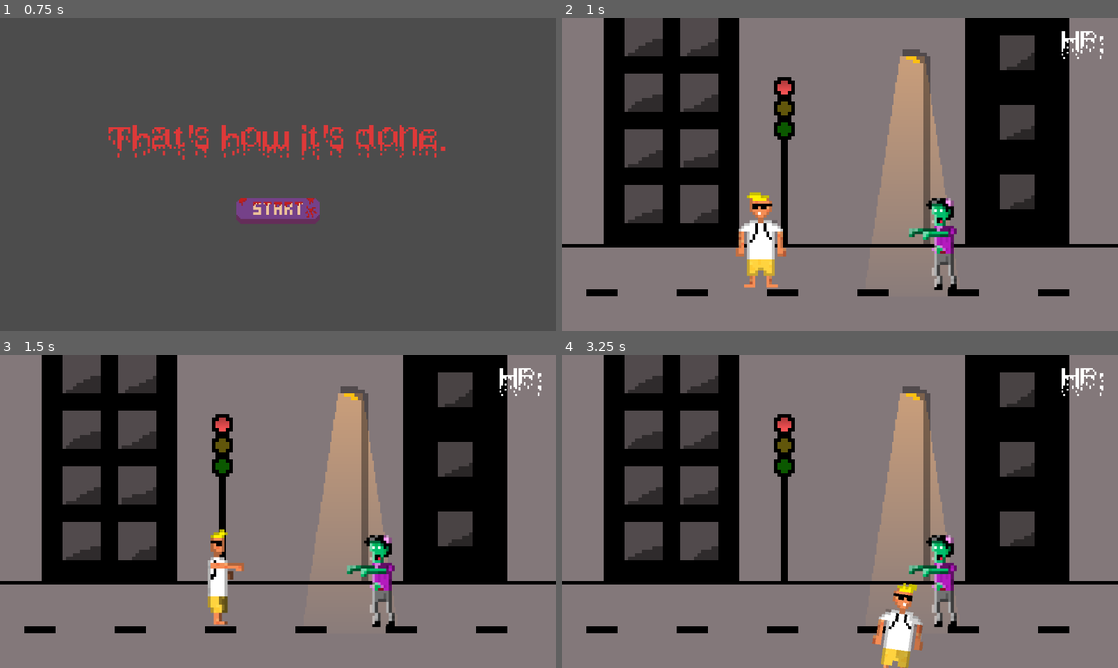
Above: before the commit, frames 1-4 (two rows, left to right).
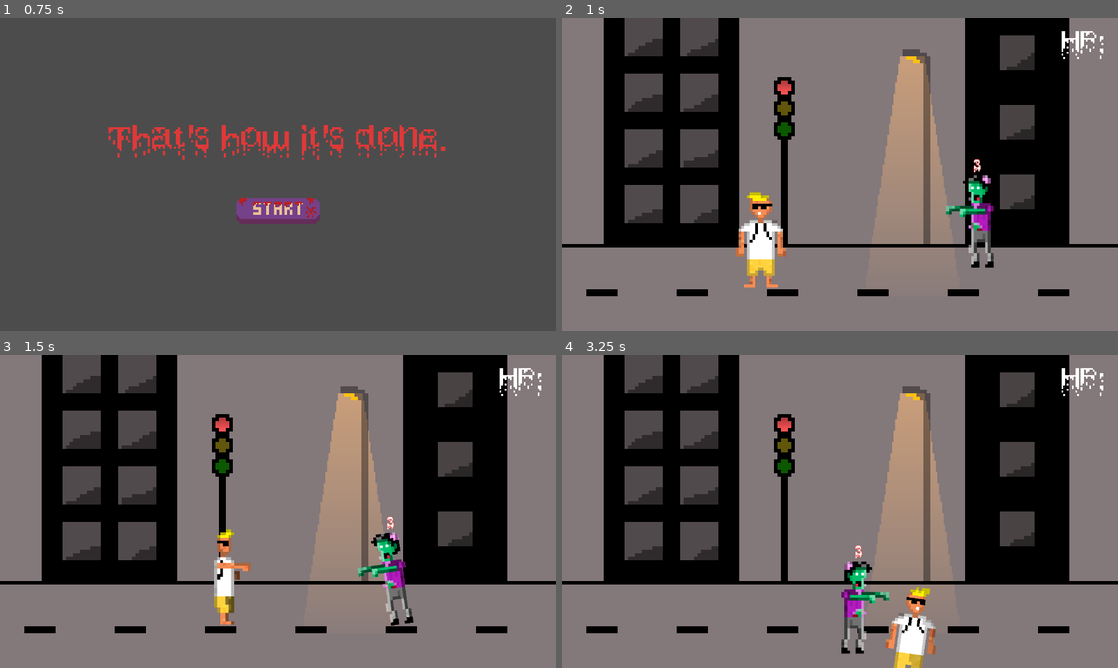
Above: after the commit, the same moments.

Repository: bartlomiejmont/McFunnyStuff
Game: Godot game, scene res://Scenes/Start.tscn
The game is run twice, just before and just after one commit, with the same random seed, the same clock (stepped at 60 frames per second) and the same inputs.
Inputs (mouse positions are in pixels of both pictures, inside the frame that each line leads up to):
- Up to frame 1 (0.75 s): click (278, 212) at 0.5 s
- Up to frame 2 (1 s): no input
- Up to frame 3 (1.5 s): hold Right (ui_right) from 1.28 s (still down); tap Space (punch, bound only after the commit) at 1.35 s
- Up to frame 4 (3.25 s): release Right (ui_right) at 2.03 s; hold Down (ui_down) 2.03-2.78 s; tap Space (punch, bound only after the commit) at 2.1, 2.85 s; hold Right (ui_right) from 2.78 s (still down)

Frame 1 is identical in both runs. In frame 2, 2.1% of the frame differs, in the area x 62-78%, y 45-87%; in frame 3, 2.8%; in frame 4, 4.0%, in the area x 50-71%, y 57-100%.

Commit message:
added zombie movement

Diff:
--- a/Player.gd
+++ b/Player.gd
@@ -5,6 +5,7 @@
 const SPEED = 300
 signal animate
 signal layer
+signal hit
 
 
 # Called when the node enters the scene tree for the first time.
@@ -23,7 +24,7 @@
 	pass
 
 func moveV():
-	if Input.is_key_pressed(KEY_SPACE):
+	if Input.is_action_just_pressed("punch"):
 		motion.x=0
 	elif Input.is_action_pressed("ui_right") && !Input.is_action_pressed("ui_left"):
 		motion.x=SPEED
@@ -33,7 +34,7 @@
 		motion.x = 0
 
 func moveH():
-	if Input.is_key_pressed(KEY_SPACE):
+	if Input.is_action_just_pressed("punch"):
 		motion.y=0
 	elif Input.is_action_pressed("ui_up") && !Input.is_action_pressed("ui_down"):
 		motion.y=-SPEED*0.6
@@ -47,3 +48,7 @@
 
 func setLayer():
 	emit_signal("layer",int(position.y/10))
+
+
+func _on_RayCast2D_colision(zombie,dgr):
+	emit_signal("hit",zombie,dgr)
--- a/Scenes/AnimatedSprite.gd
+++ b/Scenes/AnimatedSprite.gd
@@ -7,7 +7,7 @@
 
 func _on_Player_animate(motion):
 	if not punching:
-		if  Input.is_key_pressed(KEY_SPACE):
+		if  Input.is_action_just_pressed("punch"):
 			emit_signal("punch")
 			punching = true
 		elif motion.x > 0:
--- a/Scenes/CanvasLayer2.gd
+++ /dev/null
@@ -1,11 +0,0 @@
-extends CanvasLayer
-
-func _ready():
-	self.layer=1
-
-# Called every frame. 'delta' is the elapsed time since the previous frame.
-func _process(delta):
-	pass
-
-func _on_Zombie_layer(pos):
-	self.layer=pos
--- a/Scenes/Game.tscn
+++ b/Scenes/Game.tscn
@@ -1,14 +1,13 @@
-[gd_scene load_steps=10 format=2]
+[gd_scene load_steps=9 format=2]
 
 [ext_resource path="res://Sprites/BG.png" type="Texture" id=1]
 [ext_resource path="res://Scenes/CanvasLayer.gd" type="Script" id=2]
 [ext_resource path="res://Scenes/Player.tscn" type="PackedScene" id=3]
-[ext_resource path="res://Scenes/CanvasLayer2.gd" type="Script" id=4]
+[ext_resource path="res://Scenes/Zombies.gd" type="Script" id=4]
 [ext_resource path="res://Scenes/zombie.tscn" type="PackedScene" id=5]
-[ext_resource path="res://Scenes/zombie.gd" type="Script" id=6]
-[ext_resource path="res://Sprites/light.png" type="Texture" id=7]
-[ext_resource path="res://Sprites/light2.png" type="Texture" id=8]
-[ext_resource path="res://Scenes/HUD.tscn" type="PackedScene" id=9]
+[ext_resource path="res://Sprites/light.png" type="Texture" id=6]
+[ext_resource path="res://Sprites/light2.png" type="Texture" id=7]
+[ext_resource path="res://Scenes/HUD.tscn" type="PackedScene" id=8]
 
 [node name="Game" type="Node2D"]
 
@@ -26,29 +25,28 @@
 
 [node name="Player" parent="CanvasLayer" instance=ExtResource( 3 )]
 position = Vector2( 457.961, 504.475 )
-collision_mask = 7
+collision_mask = 6
 
-[node name="CanvasLayer2" type="CanvasLayer" parent="."]
-layer = 0
+[node name="Zombies" type="Node" parent="."]
 script = ExtResource( 4 )
 
-[node name="Zombie" parent="CanvasLayer2" instance=ExtResource( 5 )]
-position = Vector2( 870.245, 523.034 )
-collision_layer = 2
-script = ExtResource( 6 )
+[node name="Zombie" parent="Zombies" instance=ExtResource( 5 )]
 
 [node name="Light2D" type="Light2D" parent="."]
 position = Vector2( 806.698, 364.1 )
 scale = Vector2( 3.6, 8.64 )
-texture = ExtResource( 7 )
+texture = ExtResource( 6 )
 color = Color( 0.54902, 0.321569, 0, 1 )
 
 [node name="Light2D2" type="Light2D" parent="."]
 position = Vector2( 512.693, 161.185 )
 scale = Vector2( 0.64, 0.64 )
-texture = ExtResource( 8 )
+texture = ExtResource( 7 )
 
-[node name="HUD" parent="." instance=ExtResource( 9 )]
+[node name="HUD" parent="." instance=ExtResource( 8 )]
 
+[connection signal="hit" from="CanvasLayer/Player" to="Zombies/Zombie" method="_on_Player_hit"]
+[connection signal="hit" from="CanvasLayer/Player" to="Zombies" method="_on_Player_hit"]
 [connection signal="layer" from="CanvasLayer/Player" to="CanvasLayer" method="_on_Player_layer"]
-[connection signal="layer" from="CanvasLayer2/Zombie" to="CanvasLayer2" method="_on_Zombie_layer"]
+[connection signal="slowDown" from="Zombies" to="Zombies/Zombie" method="_on_Zombies_slowDown"]
+[connection signal="animate" from="Zombies/Zombie" to="Zombies/Zombie" method="_on_Zombie_animate"]
--- a/Scenes/Player.tscn
+++ b/Scenes/Player.tscn
@@ -9,7 +9,9 @@
 [ext_resource path="res://Scenes/AnimatedSprite.gd" type="Script" id=7]
 [ext_resource path="res://Sound/chodzenie1.wav" type="AudioStream" id=8]
 [ext_resource path="res://Scenes/AudioStreamPlayer.gd" type="Script" id=9]
-[ext_resource path="res://Scenes/AnimationPlayer.gd" type="Script" id=10]
+[ext_resource path="res://Scenes/RayCast2D.gd" type="Script" id=10]
+[ext_resource path="res://Scenes/AnimationPlayer.gd" type="Script" id=11]
+[ext_resource path="res://Sound/punch.wav" type="AudioStream" id=12]
 
 [sub_resource type="SpriteFrames" id=1]
 animations = [ {
@@ -47,6 +49,18 @@
 "transitions": PoolRealArray( 1, 1 ),
 "update": 0,
 "values": [ "punch", "punch" ]
+}
+tracks/1/type = "value"
+tracks/1/path = NodePath("PunchSound:playing")
+tracks/1/interp = 1
+tracks/1/loop_wrap = true
+tracks/1/imported = false
+tracks/1/enabled = true
+tracks/1/keys = {
+"times": PoolRealArray( 0 ),
+"transitions": PoolRealArray( 1.07177 ),
+"update": 1,
+"values": [ true ]
 }
 
 [sub_resource type="Animation" id=4]
@@ -129,6 +143,7 @@
 
 [node name="Player" type="KinematicBody2D"]
 position = Vector2( 465.609, 251.929 )
+collision_mask = 2
 script = ExtResource( 1 )
 __meta__ = {
 "_edit_group_": true
@@ -150,18 +165,28 @@
 
 [node name="RayCast2D" type="RayCast2D" parent="."]
 rotation = 1.5708
+enabled = true
 cast_to = Vector2( 0, 80 )
 collision_mask = 2
+collide_with_areas = true
+script = ExtResource( 10 )
 
 [node name="AnimationPlayer" type="AnimationPlayer" parent="."]
 anims/Punching = SubResource( 3 )
 anims/WalkingL = SubResource( 4 )
 anims/WalkingR = SubResource( 5 )
-script = ExtResource( 10 )
+script = ExtResource( 11 )
+
+[node name="PunchSound" type="AudioStreamPlayer" parent="."]
+stream = ExtResource( 12 )
+volume_db = -15.0
+pitch_scale = 0.8
 
 [connection signal="animate" from="." to="AudioStreamPlayer" method="_on_Player_animate"]
 [connection signal="animate" from="." to="AnimatedSprite" method="_on_Player_animate"]
+[connection signal="punch" from="AnimatedSprite" to="RayCast2D" method="_on_AnimatedSprite_punch"]
 [connection signal="punch" from="AnimatedSprite" to="AnimationPlayer" method="_on_AnimatedSprite_punch"]
 [connection signal="runL" from="AnimatedSprite" to="AnimationPlayer" method="_on_AnimatedSprite_runL"]
 [connection signal="runR" from="AnimatedSprite" to="AnimationPlayer" method="_on_AnimatedSprite_runR"]
+[connection signal="colision" from="RayCast2D" to="." method="_on_RayCast2D_colision"]
 [connection signal="animation_finished" from="AnimationPlayer" to="AnimatedSprite" method="_on_AnimationPlayer_animation_finished"]
--- /dev/null
+++ b/Scenes/RayCast2D.gd
@@ -0,0 +1,16 @@
+extends RayCast2D
+
+signal colision
+
+func _ready():
+	pass
+
+func _process(delta):
+	pass
+
+
+
+
+func _on_AnimatedSprite_punch():
+	if is_colliding():
+		emit_signal("colision",get_collider(),rotation_degrees)
--- /dev/null
+++ b/Scenes/ZombieAnimation.gd
@@ -0,0 +1,9 @@
+extends AnimatedSprite
+
+
+
+func _on_Zombie_animate(movingRight):
+	if  movingRight:
+		flip_h = true
+	else:
+		flip_h = false
--- /dev/null
+++ b/Scenes/ZombieHP.gd
@@ -0,0 +1 @@
+extends Label
--- /dev/null
+++ b/Scenes/Zombies.gd
@@ -0,0 +1,14 @@
+extends Node
+
+signal slowDown
+
+
+
+func _on_Player_hit(zombie,dgr):
+	print(dgr)
+	get_node("Zombie").HP-=1
+	if dgr == 270:
+		get_node("Zombie/Area2D").position.x+=40
+	else:
+		get_node("Zombie/Area2D").position.x-=40
+	emit_signal("slowDown")
--- a/Scenes/zombie.gd
+++ b/Scenes/zombie.gd
@@ -1,12 +1,50 @@
-extends Area2D
+extends CanvasLayer
 
-signal layer
+onready var zb=get_node("Area2D")
+onready var HpText=get_node("Area2D/ZombieHP")
+onready var Player = get_node("../../CanvasLayer/Player")
+var HP
+var SPEED = 150
+var motion = Vector2()
+var screen_size=Vector2(OS.get_window_size().x,OS.get_window_size().y)
+var right = true;
+var isHit = false
+signal animate
+
+
 
 func _ready():
-	setLayer()
+	self.layer=1
+	HP=3
+	HpText.text=str(HP)
 
+# Called every frame. 'delta' is the elapsed time since the previous frame.
 func _process(delta):
-	setLayer()
+	move()
+	zb.position += motion * delta
+	zb.position.x = clamp(zb.position.x, 0, screen_size.x)
+	zb.position.y = clamp(zb.position.y, 0, screen_size.y)
+	if HP<=0:
+		queue_free()
+	layer = zb.position.y/10-1
+	HpText.text=str(HP)
 
-func setLayer():
-	emit_signal("layer",int(position.y/10))
+func move():
+	if not isHit:
+		if Player.position.x > zb.position.x:
+			motion.x+=5
+			right=true
+			emit_signal("animate",right)
+		if Player.position.x < zb.position.x:
+			motion.x-=5
+			right=false
+			emit_signal("animate",right)
+		if Player.position.y > zb.position.y:
+			motion.y+=5
+		if Player.position.y < zb.position.y:
+			motion.y-=5
+		if motion.length()>0:
+			motion = motion.normalized() * SPEED
+
+func _on_Zombies_slowDown():
+	SPEED =  SPEED/2
--- a/Scenes/zombie.tscn
+++ b/Scenes/zombie.tscn
@@ -1,8 +1,12 @@
-[gd_scene load_steps=6 format=2]
+[gd_scene load_steps=11 format=2]
 
-[ext_resource path="res://Sprites/Enemy/zombie.png" type="Texture" id=1]
-[ext_resource path="res://Sprites/Enemy/enemyL.png" type="Texture" id=2]
-[ext_resource path="res://Sprites/Enemy/enemyR.png" type="Texture" id=3]
+[ext_resource path="res://Scenes/zombie.gd" type="Script" id=1]
+[ext_resource path="res://Sprites/Enemy/zombie.png" type="Texture" id=2]
+[ext_resource path="res://Sprites/Enemy/enemyL.png" type="Texture" id=3]
+[ext_resource path="res://Sprites/Enemy/enemyR.png" type="Texture" id=4]
+[ext_resource path="res://Scenes/ZombieAnimation.gd" type="Script" id=5]
+[ext_resource path="res://Fonts/BleedingPixels.ttf" type="DynamicFontData" id=6]
+[ext_resource path="res://Scenes/ZombieHP.gd" type="Script" id=7]
 
 [sub_resource type="CapsuleShape2D" id=1]
 radius = 45.3002
@@ -10,22 +14,45 @@
 
 [sub_resource type="SpriteFrames" id=2]
 animations = [ {
-"frames": [ ExtResource( 1 ), ExtResource( 2 ), ExtResource( 1 ), ExtResource( 3 ) ],
+"frames": [ ExtResource( 2 ), ExtResource( 3 ), ExtResource( 2 ), ExtResource( 4 ) ],
 "loop": true,
 "name": "default",
 "speed": 6.0
 } ]
 
-[node name="Zombie" type="Area2D"]
-position = Vector2( 71.8981, 107.159 )
+[sub_resource type="DynamicFont" id=3]
+size = 32
+outline_size = 1
+outline_color = Color( 1, 0.388235, 0.388235, 1 )
+font_data = ExtResource( 6 )
+
+[node name="Zombie" type="CanvasLayer"]
+script = ExtResource( 1 )
+
+[node name="Area2D" type="Area2D" parent="."]
+position = Vector2( 969.456, 456.962 )
+collision_layer = 2
 __meta__ = {
 "_edit_group_": true
 }
 
-[node name="CollisionShape2D2" type="CollisionShape2D" parent="."]
+[node name="CollisionShape2D2" type="CollisionShape2D" parent="Area2D"]
 position = Vector2( 5, 0 )
 shape = SubResource( 1 )
 
-[node name="AnimatedSprite2" type="AnimatedSprite" parent="."]
+[node name="ZombieAnimation" type="AnimatedSprite" parent="Area2D"]
 frames = SubResource( 2 )
 frame = 2
+playing = true
+script = ExtResource( 5 )
+
+[node name="ZombieHP" type="Label" parent="Area2D"]
+margin_left = -8.27136
+margin_top = -145.057
+margin_right = 33.7286
+margin_bottom = -113.057
+custom_fonts/font = SubResource( 3 )
+text = "HP"
+script = ExtResource( 7 )
+
+[connection signal="animate" from="." to="Area2D/ZombieAnimation" method="_on_Zombie_animate"]
--- a/project.godot
+++ b/project.godot
@@ -35,6 +35,14 @@
 
 enabled=PoolStringArray( "github-integration" )
 
+[input]
+
+punch={
+"deadzone": 0.5,
+"events": [ Object(InputEventKey,"resource_local_to_scene":false,"resource_name":"","device":0,"alt":false,"shift":false,"control":false,"meta":false,"command":false,"pressed":false,"scancode":32,"unicode":0,"echo":false,"script":null)
+ ]
+}
+
 [layer_names]
 
 2d_physics/layer_1="player"
Not shown: 1 places in Scenes/Player.tscn that only renumber resources
Not shown, added: Sound/clasp.wav.import
Not shown, added: Sound/punch.wav.import
Not shown, added: Sound/clasp.wav
Not shown, added: Sound/punch.wav
